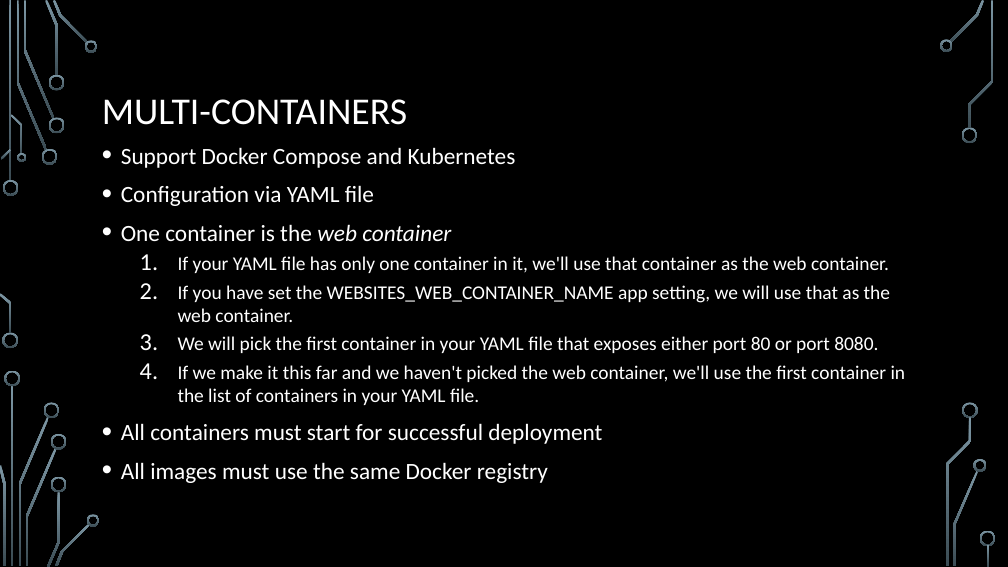
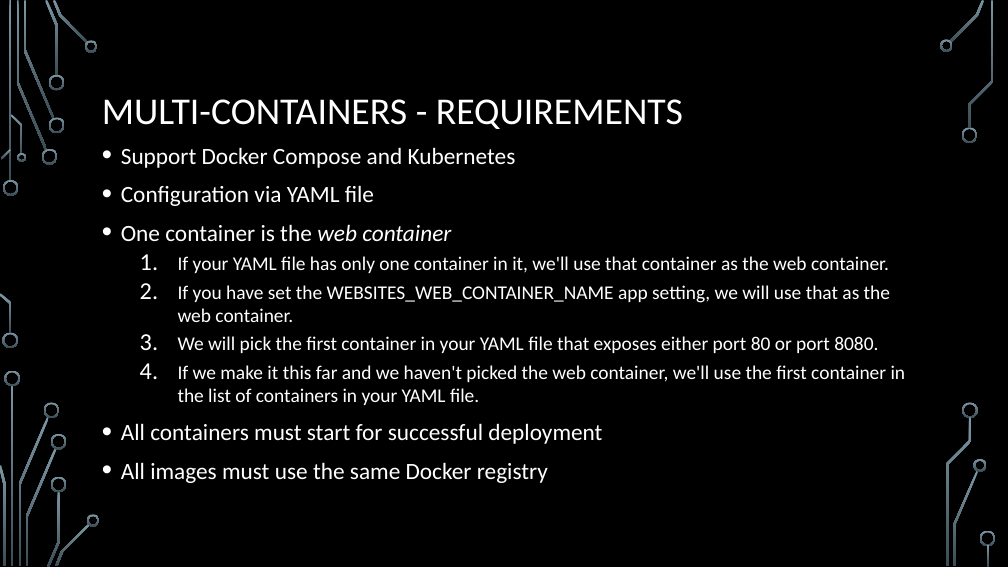
Before and after one commit to jamesche75/Linux-Boot-Camp, a slide deck: slide 12 of Modules/Module 5 - Linux and App Service/Module 5 - Linux and App Service.pptx. Drawn at 1008x567 pixels with LibreOffice and Linux fonts; fonts in the diff are those of the drawing; background and template pictures are left out. Boxes give left, top, right and bottom in pixels: in the first picture for what was removed or moved away, otherwise in the second. Text is boxed around its words. In the diff, an @@ line names an element or a change of style, - is before the commit and + after.

```diff
--- a/Modules/Module 5 - Linux and App Service/Module 5 - Linux and App Service.pptx
+++ b/Modules/Module 5 - Linux and App Service/Module 5 - Linux and App Service.pptx
@@ title at box(102, 99, 683, 129): text changed @@
-MULTI-CONTAINERS
+MULTI-CONTAINERS - REQUIREMENTS
```
Also in this commit, not shown: 8 other slides changed, 1 slide added, 2 slides removed, 3 other files.
